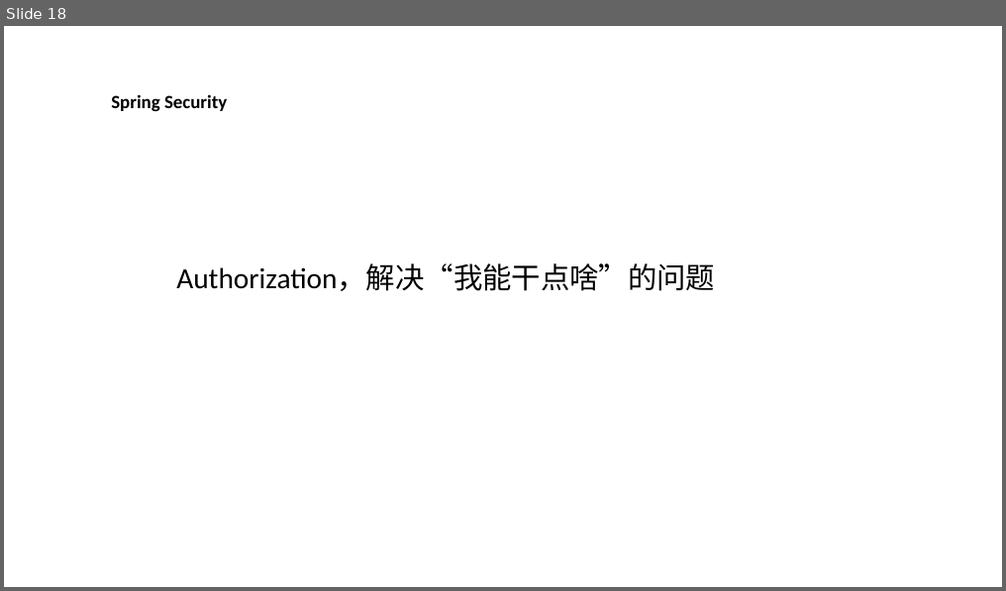
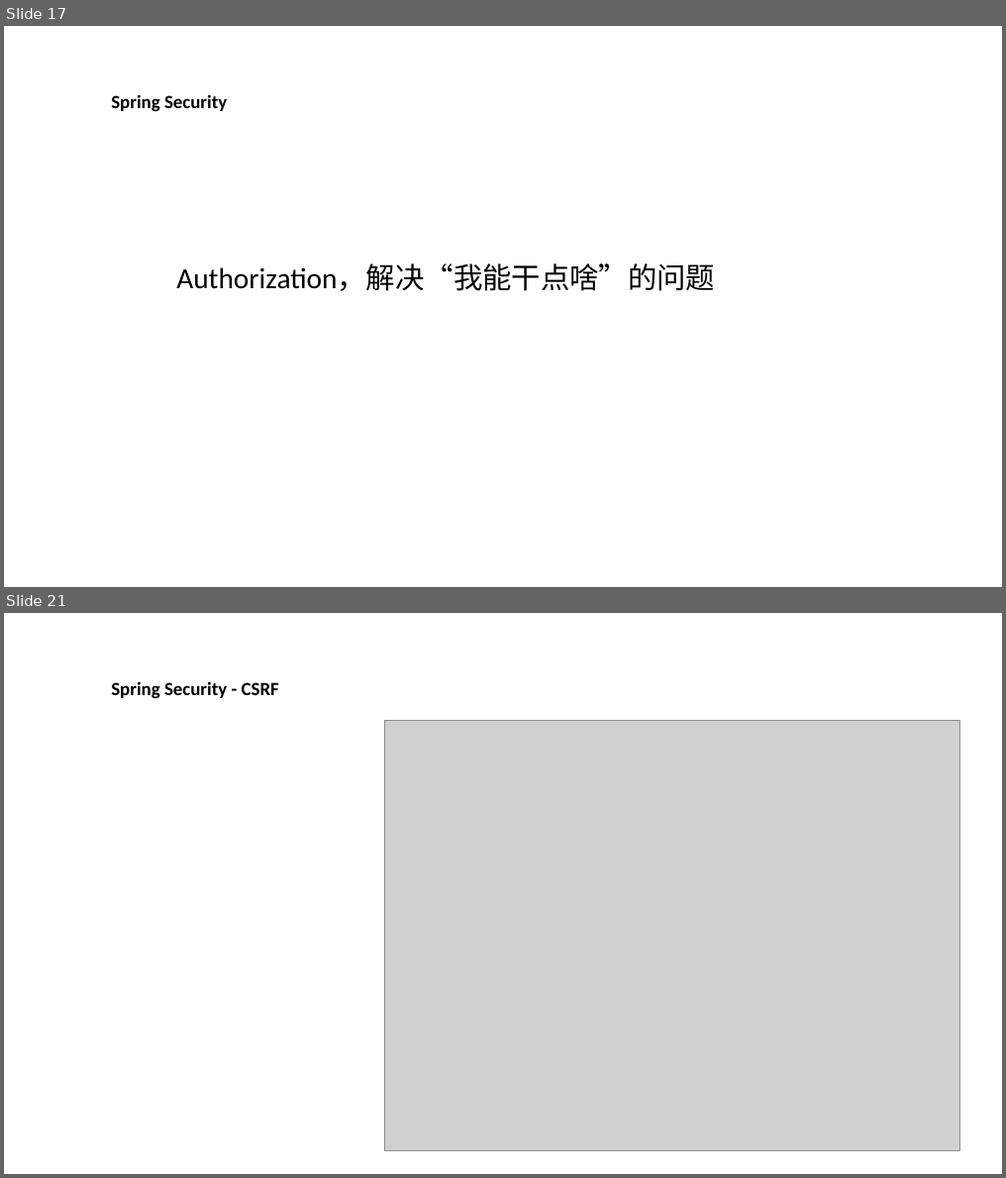
Before and after one commit to plumnx/DIALY, a slide deck: 2020-7-13-----Spring Security Report/Spring Security.pptx. Shown one above the other, each under a label of ours: slide 18 before the commit, slides 17 and 21 after it; the slides between them are not shown. The pictures are 1006x591 and 1006x1178 pixels, drawn with LibreOffice and Linux fonts; fonts in the diff are those of the drawing; grey boxes stand for pictures. Boxes give left, top, right and bottom in pixels: in the first picture for what was removed or moved away, otherwise in the second. Text is boxed around its words. In the diff, an @@ line names an element or a change of style, - is before the commit and + after.

```diff
--- a/2020-7-13-----Spring Security Report/Spring Security.pptx
+++ b/2020-7-13-----Spring Security Report/Spring Security.pptx
@@ slide 21 added at (x1=4, y1=613, x2=1002, y2=1174), background #FFFFFF @@
@@ text added at (x1=111, y1=681, x2=279, y2=699), 18 pt, text #000000, bold @@
+Spring Security - CSRF
@@ picture added at (x1=385, y1=720, x2=960, y2=1152) @@
@@ what was slide 18 is now slide 17 @@
```
Also in this commit, not shown: 2 slides changed, 3 other slides added, 1 slide removed.
